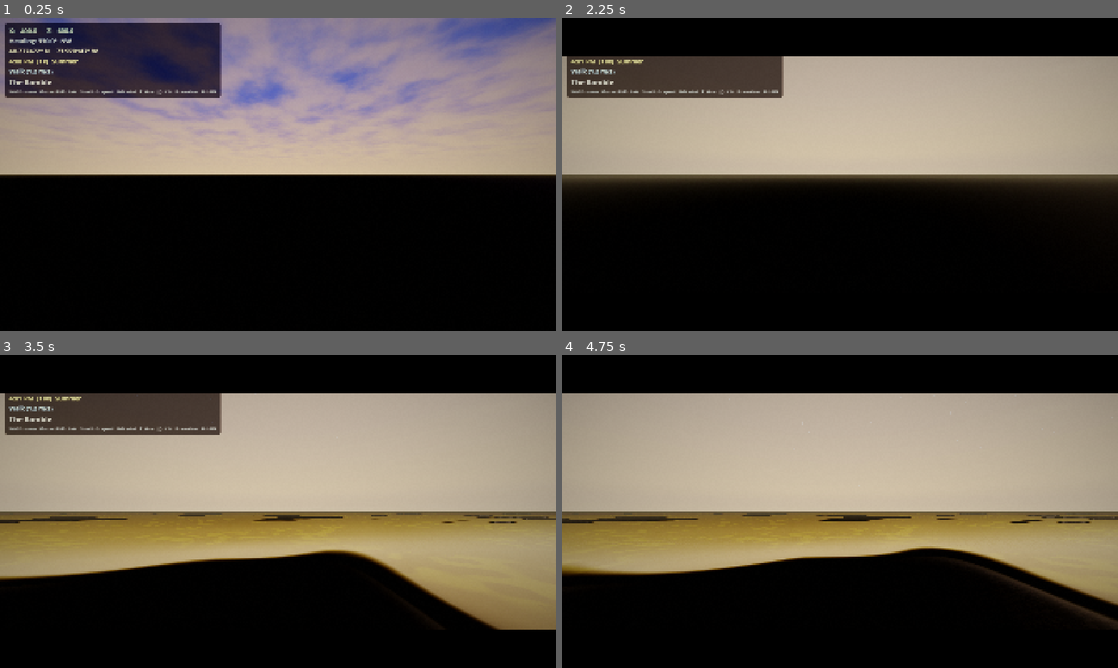
Above: before the commit, frames 1-4 (two rows, left to right).
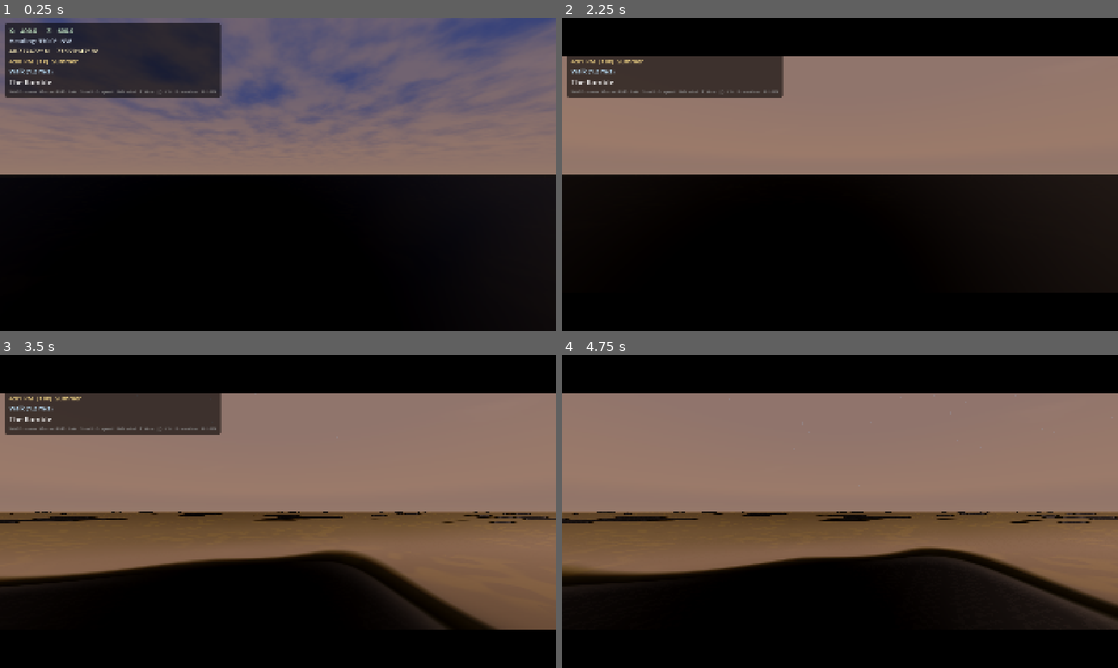
Above: after the commit, the same moments.

Repository: Central-Park-Walk/central-park-walk
Game: Godot game, scene res://main.tscn
Two runs of this game, one before a commit and one after it. Both use one fixed random seed, a clock stepped at 60 frames per second and the inputs below.
Inputs (mouse positions are in pixels of both pictures, inside the frame that each line leads up to):
- Up to frame 1 (0.25 s): no input
- Up to frame 2 (2.25 s): tap Enter at 0.5, 2 s; move the mouse to (962, 158) at 0.52 s; hold D 0.53-1.28 s; tap T at 0.6 s; click (962, 158) at 0.67 s; tap Space at 1.25 s; move the mouse to (728, 190) at 1.27 s; hold S 1.28-2.03 s; tap L at 1.35 s; move the mouse to (895, 105) at 2.02 s; hold D from 2.03 s (still down); tap P at 2.1 s
- Up to frame 3 (3.5 s): move the mouse to (250, 574) at 2.77 s; release D at 2.78 s; hold W from 2.78 s (still down); tap G at 2.85 s; click (250, 574) at 2.92 s
- Up to frame 4 (4.75 s): move the mouse to (1006, 558) at 3.52 s; release W at 3.53 s; hold A from 3.53 s (still down); tap H at 3.6 s; move the mouse to (673, 464) at 4.27 s; tap 9 at 4.35 s

The runs differ from the first frame. In frame 1, 40% of the frame differs, in the area x 0-100%, y 0-51%; in frame 2, 35%; in frame 3, 53%; in frame 4, 54%, in the area x 0-100%, y 12-88%.

Commit message:
Disable ALL post-processing for clean baseline test
Turned off: glow, SSAO, SSIL, SSR, SDFGI, fog, volumetric fog,
adjustment (saturation/contrast/brightness), color grade shader.
Tonemap set to LINEAR (was filmic). Only ambient light + exposure
still update. This establishes a clean baseline to isolate the
source of remaining bright blip artifacts by re-enabling effects
one at a time.

Co-Authored-By: Claude Opus 4.6 <noreply@anthropic.com>

Diff:
--- a/main.gd
+++ b/main.gd
@@ -201,7 +201,7 @@
 	if _park_loader and _park_loader.boundary_polygon.size() > 2:
 		_player.boundary_polygon = _park_loader.boundary_polygon
 	_setup_hud()
-	_setup_color_grade()
+	#_setup_color_grade()  # POST-FX BASELINE TEST — disabled
 	_setup_letterbox()
 	if not _terrain_only:
 		_setup_lamp_lights()
@@ -618,18 +618,18 @@
 	if absf(_time_of_day - _last_applied_tod) > 0.01 or _last_applied_tod < 0.0:
 		_apply_time_of_day()
 
-	# Glow height fade — runs every frame (camera-dependent, not time-dependent).
-	# Must be outside _apply_time_of_day which only runs when time changes.
-	if _env and _player:
-		var cam_y: float = _player.global_position.y
-		var terr_y: float = _terrain_height(_player.global_position.x, _player.global_position.z)
-		var hag: float = maxf(cam_y - terr_y, 0.0)
-		var gfade: float = 1.0 - clampf((hag - 20.0) / 60.0, 0.0, 1.0)
-		_env.glow_enabled = gfade > 0.01
-		if _env.glow_enabled:
-			_env.glow_intensity *= gfade
-			_env.glow_bloom    *= gfade
-			_env.glow_strength *= gfade
+	# ===== POST-FX BASELINE TEST — glow height fade disabled =====
+	# if _env and _player:
+	# 	var cam_y: float = _player.global_position.y
+	# 	var terr_y: float = _terrain_height(_player.global_position.x, _player.global_position.z)
+	# 	var hag: float = maxf(cam_y - terr_y, 0.0)
+	# 	var gfade: float = 1.0 - clampf((hag - 20.0) / 60.0, 0.0, 1.0)
+	# 	_env.glow_enabled = gfade > 0.01
+	# 	if _env.glow_enabled:
+	# 		_env.glow_intensity *= gfade
+	# 		_env.glow_bloom    *= gfade
+	# 		_env.glow_strength *= gfade
+	# ===== END POST-FX BASELINE TEST =====
 
 	# Letterbox bar sizing (adapts to viewport resize)
 	if _letterbox_on and _letterbox_top:
@@ -935,40 +935,19 @@
 	_env.sky                   = sky
 	_env.ambient_light_source  = Environment.AMBIENT_SOURCE_SKY
 	_env.ambient_light_sky_contribution = 0.3
-	_env.tonemap_mode          = Environment.TONE_MAPPER_FILMIC
+	# ===== POST-FX BASELINE TEST — all post-processing OFF =====
+	# Re-enable one at a time to find the artifact source.
+	_env.tonemap_mode          = Environment.TONE_MAPPER_LINEAR  # was FILMIC
 	_env.tonemap_white         = 6.0
-	_env.glow_enabled          = true
-	_env.glow_blend_mode       = Environment.GLOW_BLEND_MODE_ADDITIVE
-	_env.ssao_enabled          = true
-	_env.ssao_detail           = 0.5
-	_env.ssil_enabled          = true
-	_env.ssil_radius           = 5.0
-	_env.ssil_sharpness        = 0.98
-	# SSR disabled — screen-space reflections produce multi-colored temporal
-	# artifacts on water surfaces from aerial view (confirmed).
-	_env.ssr_enabled           = false
-	_env.adjustment_enabled    = true
-	_env.adjustment_brightness = 1.02
-	_env.fog_enabled           = true
-
-	# Volumetric fog — light shafts (god rays at sunrise/sunset via high anisotropy)
-	_env.volumetric_fog_enabled = true
-	_env.volumetric_fog_density = 0.0001
-	_env.volumetric_fog_albedo = Color(1.0, 1.0, 1.0)
-	_env.volumetric_fog_emission = Color(0.8, 0.85, 0.9)
-	_env.volumetric_fog_emission_energy = 0.08
-	_env.volumetric_fog_anisotropy = 0.3
-	_env.volumetric_fog_length = 100.0
-	_env.volumetric_fog_detail_spread = 2.0
-	_env.volumetric_fog_ambient_inject = 0.15
-	_env.volumetric_fog_gi_inject = 0.2
-	_env.volumetric_fog_sky_affect = 0.20
-	_env.volumetric_fog_temporal_reprojection_enabled = true
-
-	# SDFGI disabled — probe temporal instability causes diamond-shaped artifacts
-	# that glow bloom amplifies into visible blips. SSIL provides indirect lighting
-	# without probe-based temporal artifacts.
-	_env.sdfgi_enabled = false
+	_env.glow_enabled          = false   # OFF
+	_env.ssao_enabled          = false   # OFF
+	_env.ssil_enabled          = false   # OFF
+	_env.ssr_enabled           = false   # OFF
+	_env.adjustment_enabled    = false   # OFF
+	_env.fog_enabled           = false   # OFF
+	_env.volumetric_fog_enabled = false  # OFF
+	_env.sdfgi_enabled         = false   # OFF
+	# ===== END POST-FX BASELINE TEST =====
 
 	var world_env := WorldEnvironment.new()
 	world_env.environment = _env
@@ -1288,40 +1267,32 @@
 	_env.tonemap_exposure = _lerp_kf("exposure", a, b, t)
 	_env.tonemap_white    = _lerp_kf("white", a, b, t)
 
-	# Glow — base values from keyframes. Height fade applied per-frame in _process().
-	_env.glow_intensity         = _lerp_kf("glow_intensity", a, b, t)
-	_env.glow_bloom             = _lerp_kf("glow_bloom", a, b, t)
-	_env.glow_strength          = _lerp_kf("glow_strength", a, b, t)
-	_env.glow_hdr_threshold     = _lerp_kf("glow_threshold", a, b, t)
-	_env.glow_hdr_luminance_cap = _lerp_kf("glow_cap", a, b, t)
-
-	# SSAO
-	_env.ssao_radius    = _lerp_kf("ssao_radius", a, b, t)
-	_env.ssao_intensity = _lerp_kf("ssao_intensity", a, b, t)
-	_env.ssao_power     = _lerp_kf("ssao_power", a, b, t)
-
-	# SSIL
-	_env.ssil_intensity = _lerp_kf("ssil_intensity", a, b, t)
-
-	# Colour grading
-	_env.adjustment_saturation = _lerp_kf("saturation", a, b, t)
-	_env.adjustment_contrast   = _lerp_kf("contrast", a, b, t)
-	_env.adjustment_brightness = _lerp_kf("brightness", a, b, t) * _user_gamma
-	# Lightning flash boost — multiplicative on top of normal brightness
-	if _lightning_flash > 0.01:
-		_env.adjustment_brightness *= (1.0 + _lightning_flash * 3.0)
-
-	# Fog
-	_env.fog_light_color       = _lerp_kf("fog_color", a, b, t)
-	_env.fog_light_energy      = _lerp_kf("fog_energy", a, b, t)
-	_env.fog_sun_scatter       = _lerp_kf("fog_scatter", a, b, t)
-	_env.fog_density           = _lerp_kf("fog_density", a, b, t)
-	_env.fog_aerial_perspective = _lerp_kf("fog_aerial", a, b, t)
-	_env.fog_sky_affect        = _lerp_kf("fog_sky_affect", a, b, t)
-
-	# Volumetric fog
-	_env.volumetric_fog_density    = _lerp_kf("vol_fog_density", a, b, t)
-	_env.volumetric_fog_anisotropy = _lerp_kf("vol_fog_anisotropy", a, b, t)
+	# ===== POST-FX BASELINE TEST — skip all post-processing updates =====
+	# Glow, SSAO, SSIL, adjustment, fog, volumetric fog all disabled.
+	# Only ambient + tonemapping exposure still update (needed for basic lighting).
+	# _env.glow_intensity         = _lerp_kf("glow_intensity", a, b, t)
+	# _env.glow_bloom             = _lerp_kf("glow_bloom", a, b, t)
+	# _env.glow_strength          = _lerp_kf("glow_strength", a, b, t)
+	# _env.glow_hdr_threshold     = _lerp_kf("glow_threshold", a, b, t)
+	# _env.glow_hdr_luminance_cap = _lerp_kf("glow_cap", a, b, t)
+	# _env.ssao_radius    = _lerp_kf("ssao_radius", a, b, t)
+	# _env.ssao_intensity = _lerp_kf("ssao_intensity", a, b, t)
+	# _env.ssao_power     = _lerp_kf("ssao_power", a, b, t)
+	# _env.ssil_intensity = _lerp_kf("ssil_intensity", a, b, t)
+	# _env.adjustment_saturation = _lerp_kf("saturation", a, b, t)
+	# _env.adjustment_contrast   = _lerp_kf("contrast", a, b, t)
+	# _env.adjustment_brightness = _lerp_kf("brightness", a, b, t) * _user_gamma
+	# if _lightning_flash > 0.01:
+	# 	_env.adjustment_brightness *= (1.0 + _lightning_flash * 3.0)
+	# _env.fog_light_color       = _lerp_kf("fog_color", a, b, t)
+	# _env.fog_light_energy      = _lerp_kf("fog_energy", a, b, t)
+	# _env.fog_sun_scatter       = _lerp_kf("fog_scatter", a, b, t)
+	# _env.fog_density           = _lerp_kf("fog_density", a, b, t)
+	# _env.fog_aerial_perspective = _lerp_kf("fog_aerial", a, b, t)
+	# _env.fog_sky_affect        = _lerp_kf("fog_sky_affect", a, b, t)
+	# _env.volumetric_fog_density    = _lerp_kf("vol_fog_density", a, b, t)
+	# _env.volumetric_fog_anisotropy = _lerp_kf("vol_fog_anisotropy", a, b, t)
+	# ===== END POST-FX BASELINE TEST =====
 
 	# Weather overrides — use absolute values for fog/clouds so the effect
 	# is clearly visible regardless of time-of-day keyframe base values.
